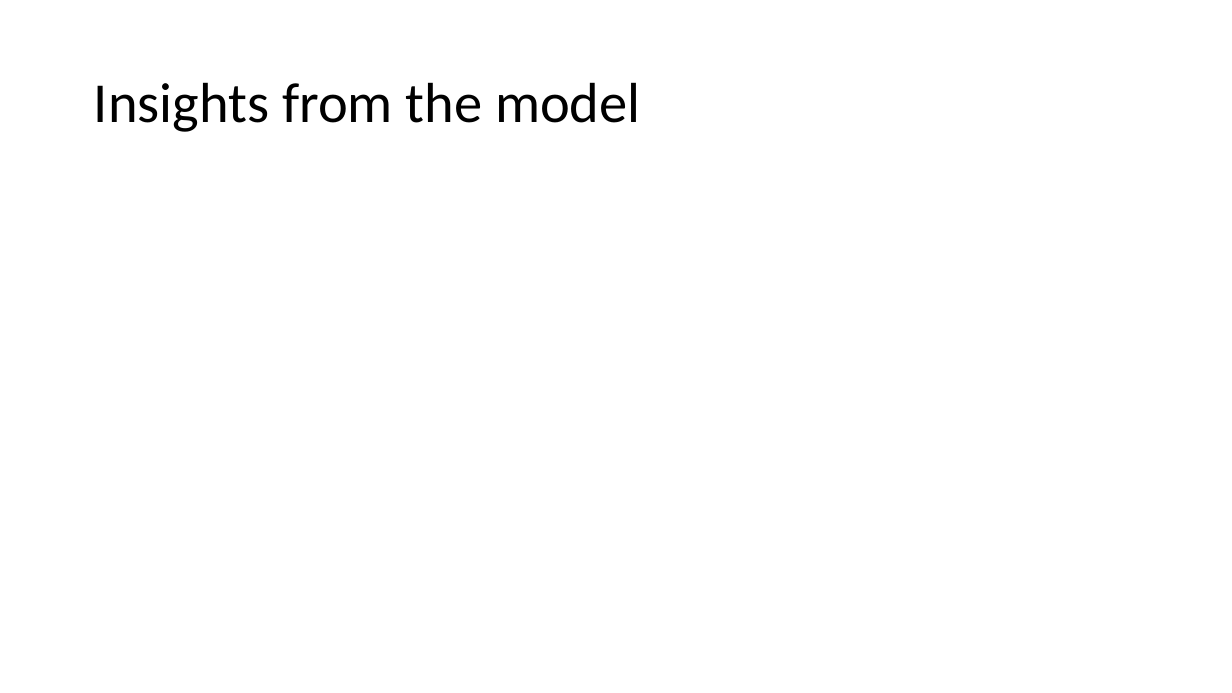
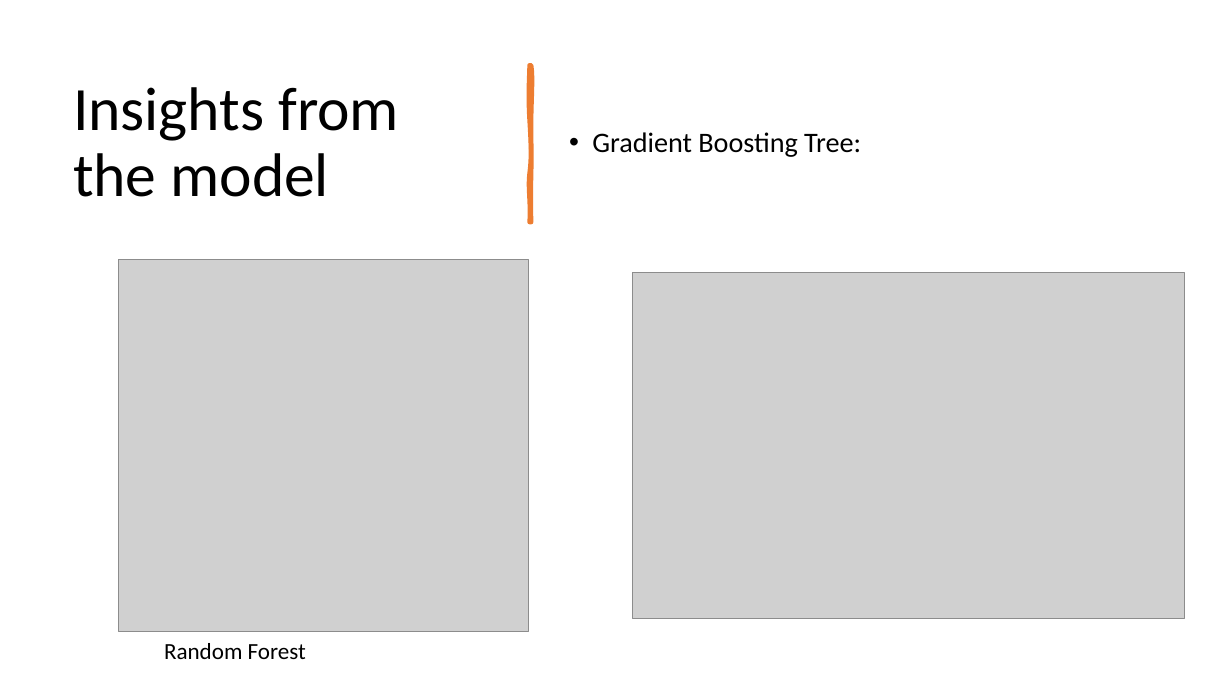
Before and after one commit to dudyalasaisumanth/bigdataproject, a slide deck: slide 15 of presentation.pptx (slide 12 before the commit). Drawn at 1232x693 pixels with LibreOffice and Linux fonts; fonts in the diff are those of the drawing; grey boxes stand for pictures. Boxes give left, top, right and bottom in pixels: in the first picture for what was removed or moved away, otherwise in the second. Text is boxed around its words. In the diff, an @@ line names an element or a change of style, - is before the commit and + after.

```diff
--- a/presentation.pptx
+++ b/presentation.pptx
@@ title "Insights from the model": place and size @@
-title "Insights from the model" at [94, 82, 640, 132]
+title "Insights from the model" at [73, 87, 399, 197]
@@ title "Insights from the model" at [73, 87, 399, 197]: size 44 to 48 pt @@
@@ freeform shape added at [530, 65, 531, 222], fill #ED7D31, outline #ED7D31 3.25 pt @@
@@ text added at [592, 132, 861, 157], 22 pt, text #000000 @@
+• Gradient Boosting Tree:
@@ picture added at [118, 260, 528, 631] @@
@@ picture added at [632, 273, 1185, 618] @@
@@ text added at [164, 643, 306, 659], 18 pt, text #000000 @@
+Random Forest
```
Also in this commit, not shown: 9 other slides changed, 6 slides added, 2 slides removed, 12 other files.
